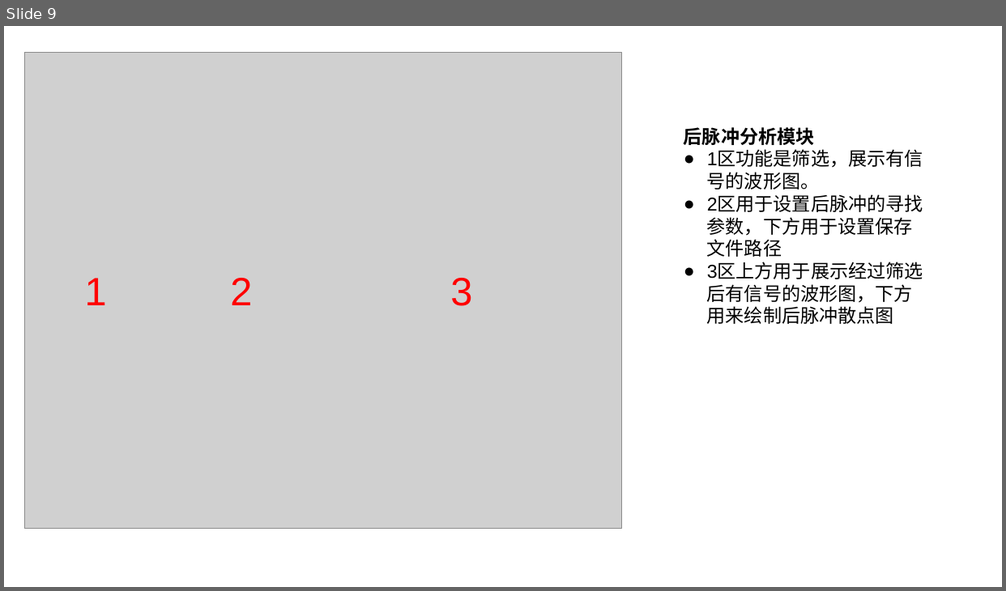
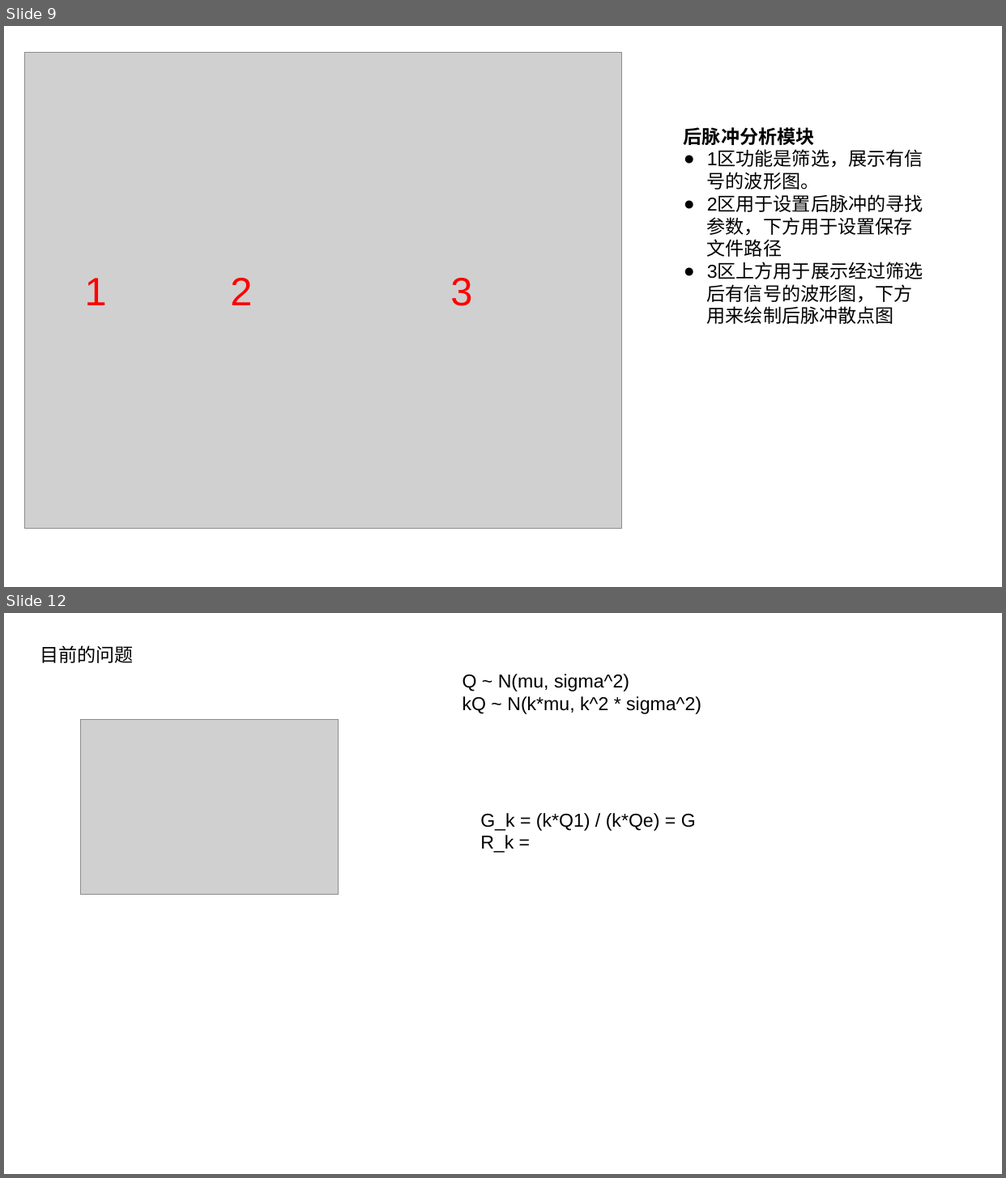
Before and after one commit to PENG-HuaXing/oscilloscope, a slide deck: Presentation1.pptx. Shown one above the other, each under a label of ours: slide 9 before the commit, slides 9 and 12 after it; the slides between them are not shown. The pictures are 1006x591 and 1006x1178 pixels, drawn with LibreOffice and Linux fonts; fonts in the diff are those of the drawing; grey boxes stand for pictures. Boxes give left, top, right and bottom in pixels: in the first picture for what was removed or moved away, otherwise in the second. Text is boxed around its words. In the diff, an @@ line names an element or a change of style, - is before the commit and + after.

```diff
--- a/Presentation1.pptx
+++ b/Presentation1.pptx
@@ slide 12 added at (x1=4, y1=613, x2=1002, y2=1174), background #FFFFFF @@
@@ text added at (x1=40, y1=645, x2=133, y2=663), 18 pt, text #000000 @@
+目前的问题
@@ text added at (x1=462, y1=674, x2=701, y2=714), 18 pt, text #000000 @@
+Q ~ N(mu, sigma^2)
+kQ ~ N(k*mu, k^2 * sigma^2)
@@ picture added at (x1=80, y1=719, x2=339, y2=895) @@
@@ text added at (x1=480, y1=813, x2=696, y2=853), 18 pt, text #000000 @@
+G_k = (k*Q1) / (k*Qe) = G
+R_k =
```
Also in this commit, not shown: 5 other slides added.
